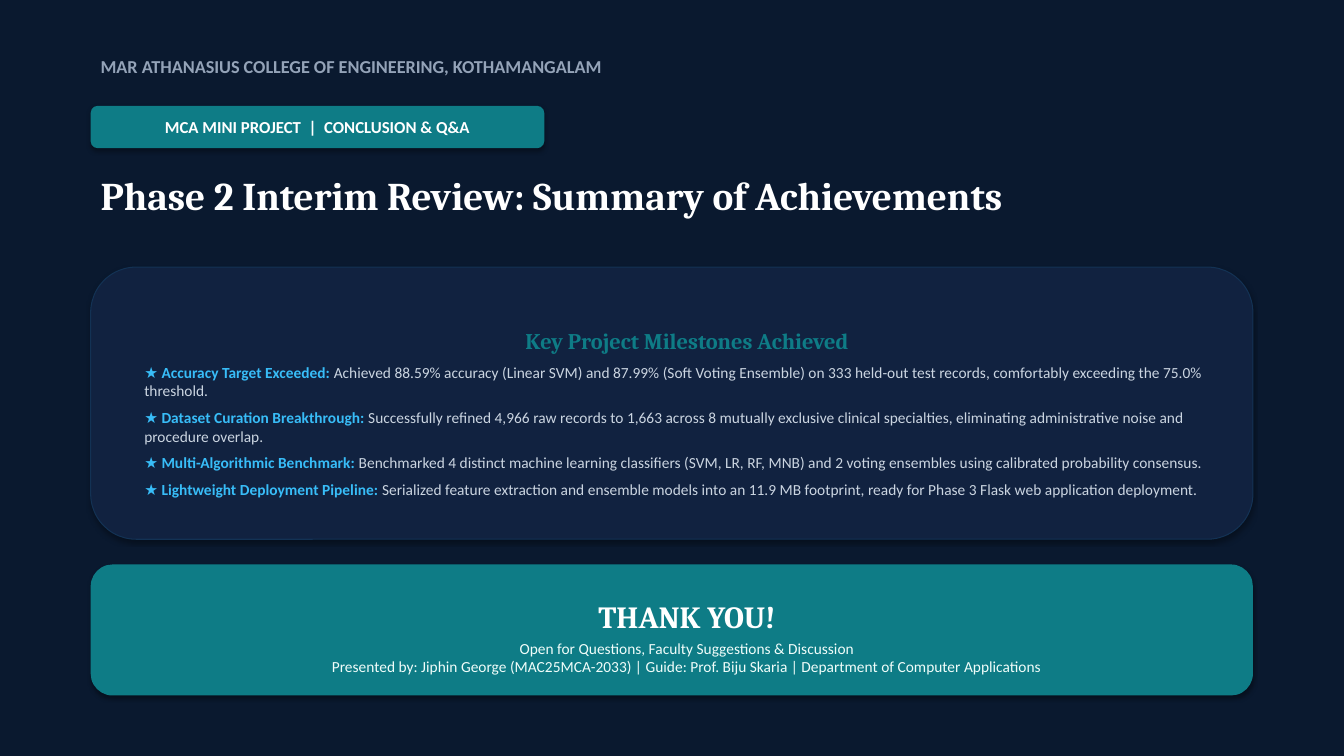
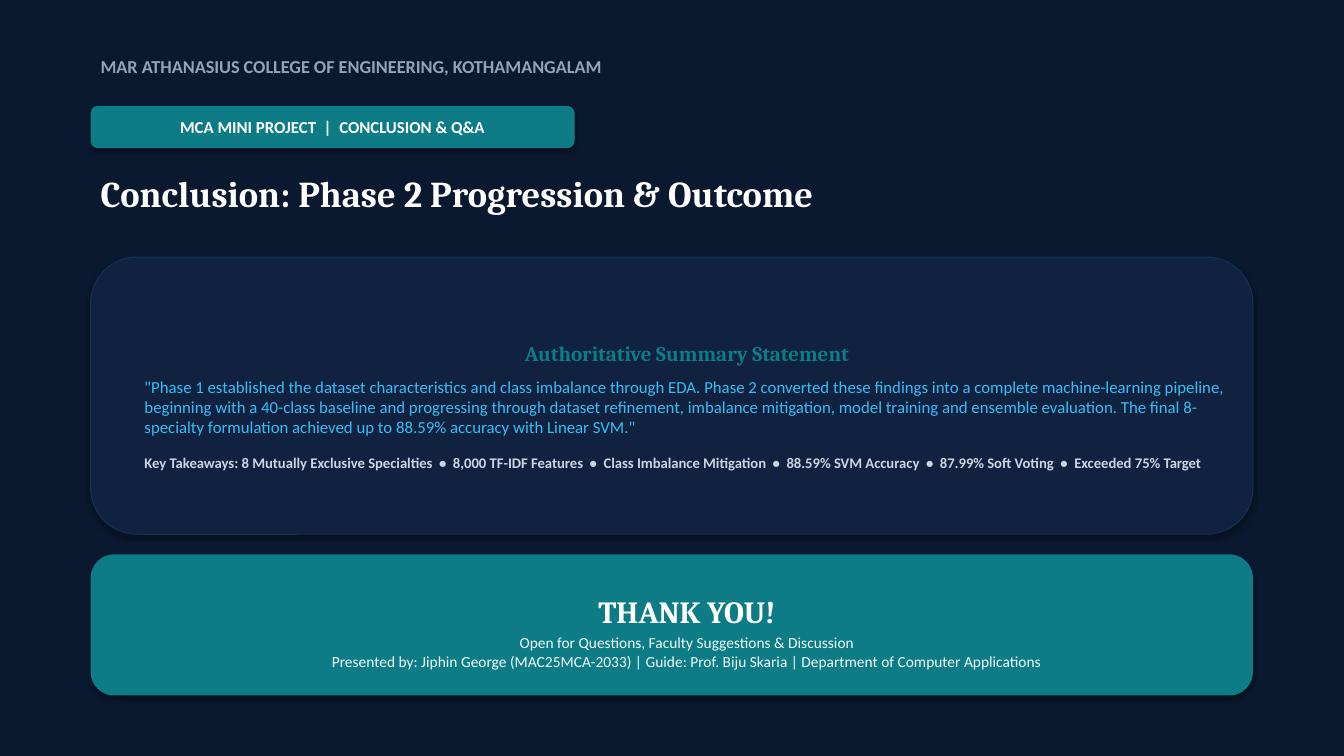
Before and after one commit to JiphinGeorge/Mini-Project-S3-MCA, a slide deck: slide 16 of model training project/2nd Presentation 30-9-2026/Medical_Specialty_Classification_Interim_Presentation_2.pptx. Drawn at 1344x756 pixels with LibreOffice and Linux fonts; fonts in the diff are those of the drawing. Boxes give left, top, right and bottom in pixels: in the first picture for what was removed or moved away, otherwise in the second. Text is boxed around its words. In the diff, an @@ line names an element or a change of style, - is before the commit and + after.

Commit message:
feat: update interim presentation script and generate new PowerPoint presentation file

```diff
--- a/model training project/2nd Presentation 30-9-2026/Medical_Specialty_Classification_Interim_Presentation_2.pptx
+++ b/model training project/2nd Presentation 30-9-2026/Medical_Specialty_Classification_Interim_Presentation_2.pptx
@@ rounded rectangle "MCA MINI PROJECT | CONCLUSION ...": place and size @@
-rounded rectangle "MCA MINI PROJECT | CONCLUSION ..." at (91, 106, 544, 148)
+rounded rectangle "MCA MINI PROJECT | CONCLUSION ..." at (91, 106, 575, 148)
@@ text at (101, 181, 813, 215): text changed; size 28 to 26 pt @@
-Phase 2 Interim Review: Summary of Achievements
+Conclusion: Phase 2 Progression & Outcome
@@ rounded rectangle "Authoritative Summary Statement": place and size @@
-rounded rectangle "Authoritative Summary Statement" at (91, 267, 1253, 539)
+rounded rectangle "Authoritative Summary Statement" at (91, 257, 1253, 534)
@@ text in rounded rectangle at (144, 346, 1224, 471): text changed; size 11 to 12 pt; text colour #CBD5E1 to #38BDF8 @@
-Key Project Milestones Achieved
-★ Accuracy Target Exceeded: Achieved 88.59% accuracy (Linear SVM) and 87.99% (Soft Voting Ensemble) on 333 held-out test records, comfortably exceeding the 75.0% threshold.
-★ Dataset Curation Breakthrough: Successfully refined 4,966 raw records to 1,663 across 8 mutually exclusive clinical specialties, eliminating administrative noise and procedure overlap.
-★ Multi-Algorithmic Benchmark: Benchmarked 4 distinct machine learning classifiers (SVM, LR, RF, MNB) and 2 voting ensembles using calibrated probability consensus.
-★ Lightweight Deployment Pipeline: Serialized feature extraction and ensemble models into an 11.9 MB footprint, ready for Phase 3 Flask web application deployment.
+Authoritative Summary Statement
+"Phase 1 established the dataset characteristics and class imbalance through EDA. Phase 2 converted these findings into a complete machine-learning pipeline, beginning with a 40-class baseline and progressing through dataset refinement, imbalance mitigation, model training and ensemble evaluation. The final 8-specialty formulation achieved up to 88.59% accuracy with Linear SVM."
+Key Takeaways: 8 Mutually Exclusive Specialties • 8,000 TF-IDF Features • Class Imbalance Mitigation • 88.59% SVM Accuracy • 87.99% Soft Voting • Exceeded 75% Target
@@ rounded rectangle "THANK YOU!": place and size @@
-rounded rectangle "THANK YOU!" at (91, 565, 1253, 696)
+rounded rectangle "THANK YOU!" at (91, 555, 1253, 696)
```
Also in this commit, not shown: 11 other slides changed, 4 slides added, 4 slides removed, 1 other file.
